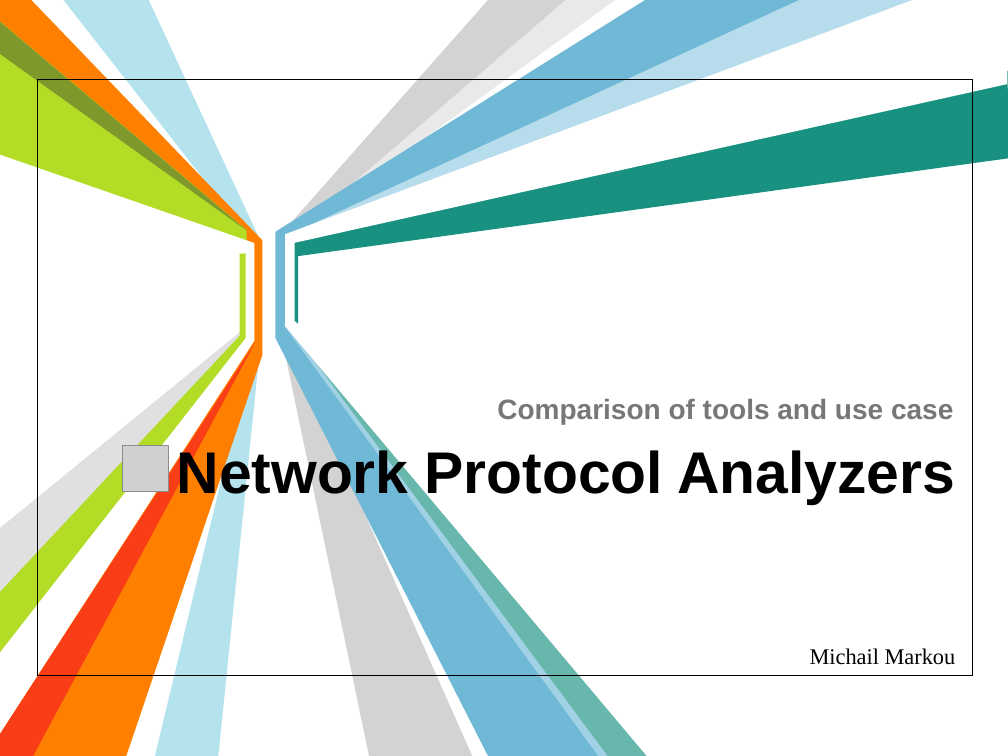
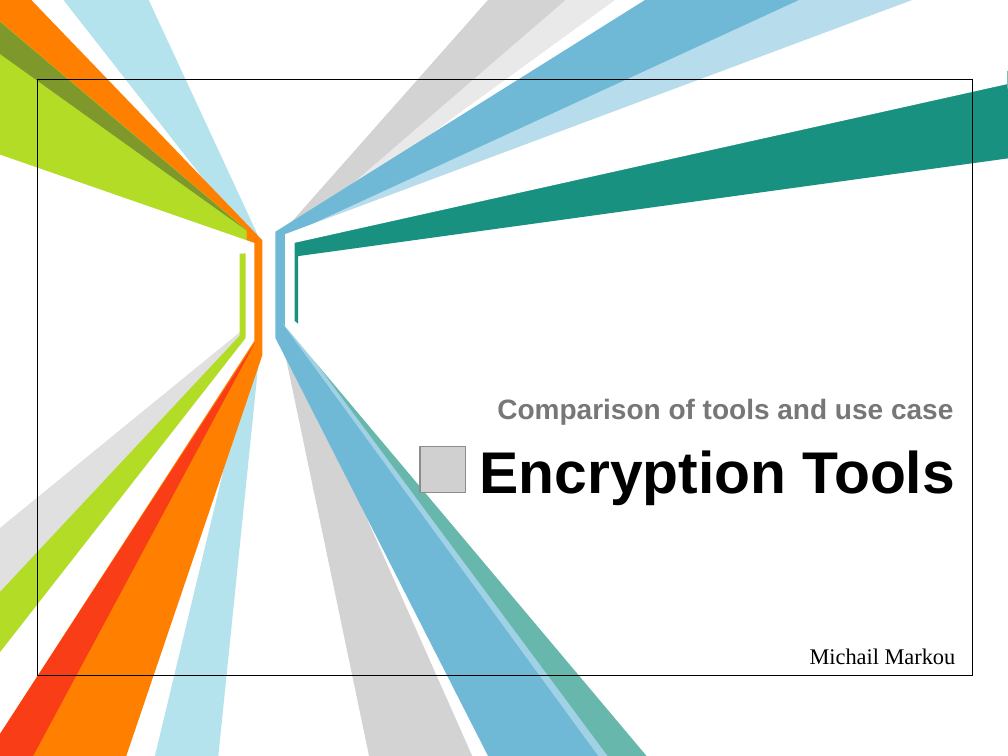
Before and after one commit to michailmarkou1995/BSc-Computer-Science-Projects, a slide deck: slide 1 of COMPUTER AND NETWORK SECURITY (CN6003)/Encryption_Tools_Presentation.pptx. Drawn at 1008x756 pixels with LibreOffice and Linux fonts; fonts in the diff are those of the drawing; grey boxes stand for pictures; background and template pictures are left out. Boxes give left, top, right and bottom in pixels: in the first picture for what was removed or moved away, otherwise in the second. Text is boxed around its words. In the diff, an @@ line names an element or a change of style, - is before the commit and + after.

```diff
--- a/COMPUTER AND NETWORK SECURITY (CN6003)/Encryption_Tools_Presentation.pptx
+++ b/COMPUTER AND NETWORK SECURITY (CN6003)/Encryption_Tools_Presentation.pptx
@@ picture: place and size @@
-picture at (123,446,168,491)
+picture at (420,447,466,492)
@@ title at (480,450,955,504): text changed @@
-Network Protocol Analyzers
+Encryption Tools
```
Also in this commit, not shown: 2 other slides changed, 1 slide added, 1 other file.
